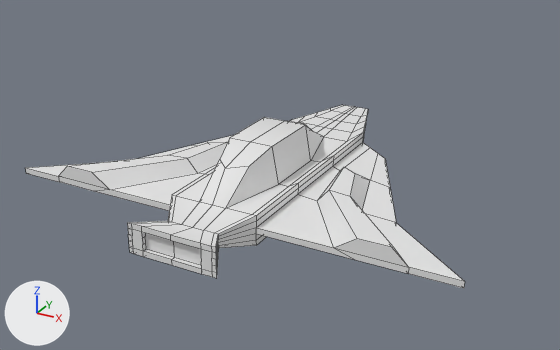
The FBX model Assets/models/Player/Spaceships.fbx as it was, and as the next commit left it.
Camera for both pictures: a 50 mm camera at (77.7, -179.5, 69.7) aimed at (-6.6, -26.2, -6.9). Arrows for +X, +Y and +Z are at lower left; the lights stay in place. Mesh edges are drawn as thin lines. Where no turn or scale is listed for an object, it has been applied to the vertices.
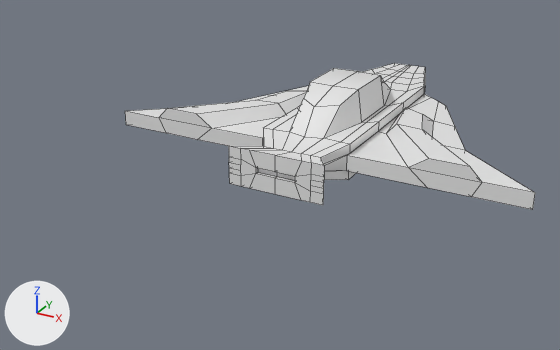
Commit message: Spaceship model updated

Location of each change, (x1, y1, x2, y2) in pixels of the pictures (560 x 350 px; the box of a moved part takes in the faces that stretch with it):
'Cube', reshaped (7% narrower, 20% shorter)
    before: (25, 105, 465, 288)
    after: (125, 63, 535, 210)
part 1 of me_cube_002, moved or reshaped (not visible afterwards)
    before: (25, 105, 465, 288)
part 2 of me_cube_002, added
    after: (125, 63, 535, 210)

Diff of the bpy script that builds the scene:
```diff
--- a/Assets/models/Player/Spaceships.fbx.py
+++ b/Assets/models/Player/Spaceships.fbx.py
@@ mat_material @@
+mat_material = principled_material('Material')
+mat_material.base_color = (0.8, 0.8, 0.8)  # white #e7e7e7
@@ mat_material_001 @@
+mat_material_001 = principled_material('Material.001')
+mat_material_001.base_color = (0.8, 0.8, 0.8)  # white #e7e7e7
+mat_material_001.roughness = 0.4
@@ me_cube_002 @@
 # used by ob_cube; location = (0.0, 0.0, 0.0)
-me_cube_002.from_pydata(...)  # 320 vertices, 302 faces; spans x -50.6..50.6, y -79.6..3.7, z -3.2..11.4
+me_cube_002.from_pydata(...)  # 636 vertices, 604 faces; spans x -53.7..53.7, y -40.5..45.3, z -4.7..12.7
+# me_cube_002 part 1: the loose piece of 318 vertices spanning x -50.6..50.6, y -79.6..3.7, z -3.2..11.4 is moved by (0.0, 40.0, 0.0), in mat_material (white #e7e7e7)
+# me_cube_002 part 2: a new loose piece of 318 vertices spanning x -53.7..53.7, y -40.5..45.3, z -4.7..12.7, in mat_material_001 (white #e7e7e7)
+me_cube_002.materials.append(mat_material)  # white #e7e7e7
+me_cube_002.materials.append(mat_material_001)  # white #e7e7e7
```
